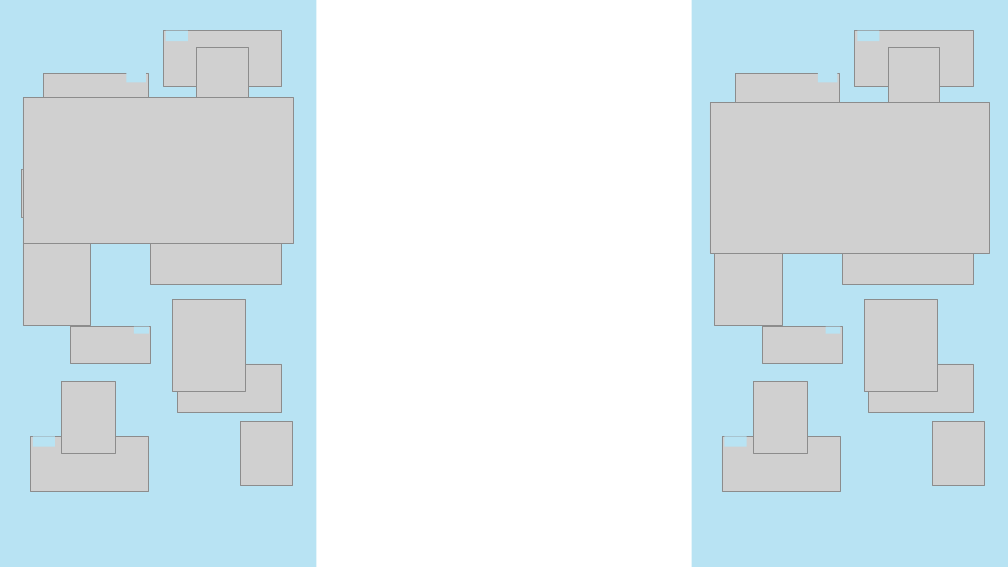
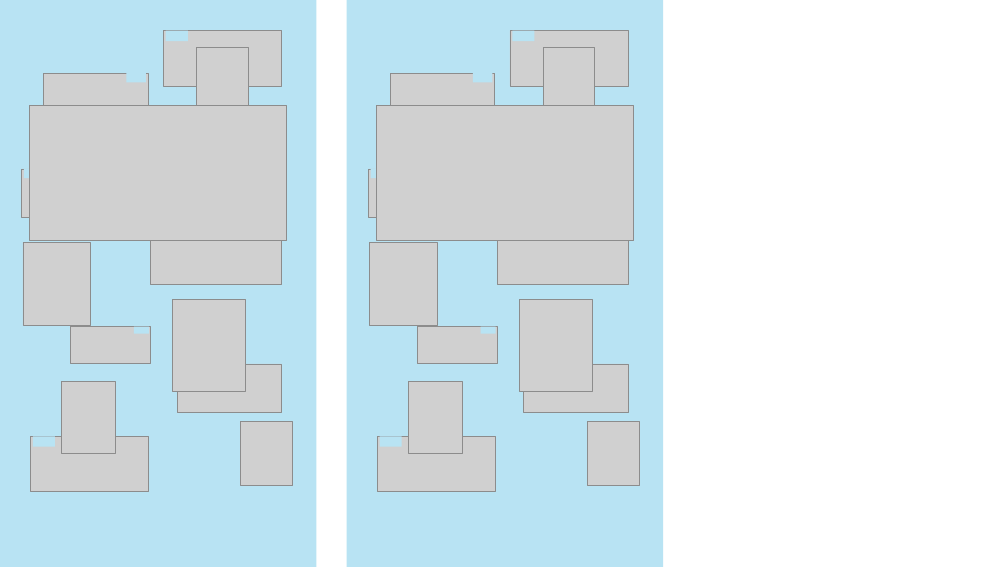
Before and after one commit to gwonbe/gwonbe-balloon-game, a slide deck: slide 1 of assets/편집.pptx. Drawn at 1008x567 pixels with LibreOffice and Linux fonts; fonts in the diff are those of the drawing; grey boxes stand for pictures. Boxes give left, top, right and bottom in pixels: in the first picture for what was removed or moved away, otherwise in the second. Text is boxed around its words. In the diff, an @@ line names an element or a change of style, - is before the commit and + after.

```diff
--- a/assets/편집.pptx
+++ b/assets/편집.pptx
@@ picture: place and size @@
-picture at <box>23,98,293,243</box>
+picture at <box>29,106,287,241</box>
@@ picture: place and size @@
-picture at <box>710,103,990,253</box>
+picture at <box>377,106,634,241</box>
@@ rectangle added at <box>24,169,44,178</box>, fill #B8E3F3 @@
@@ picture added at <box>368,169,473,218</box> @@
@@ rectangle added at <box>371,169,390,178</box>, fill #B8E3F3 @@
@@ 11 pictures, 5 rectangles: place and size @@
-11 pictures, 5 rectangles at <box>692,0,1008,567</box>
+11 pictures, 5 rectangles at <box>347,0,664,567</box>
```
Also in this commit, not shown: 2 slides added, 3 other files.
